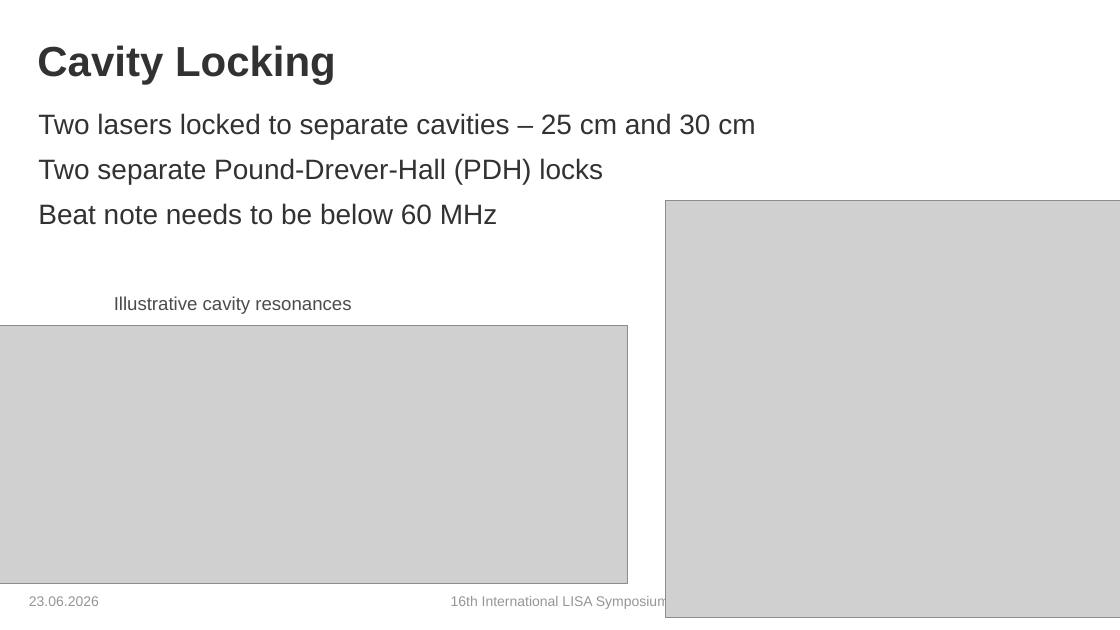
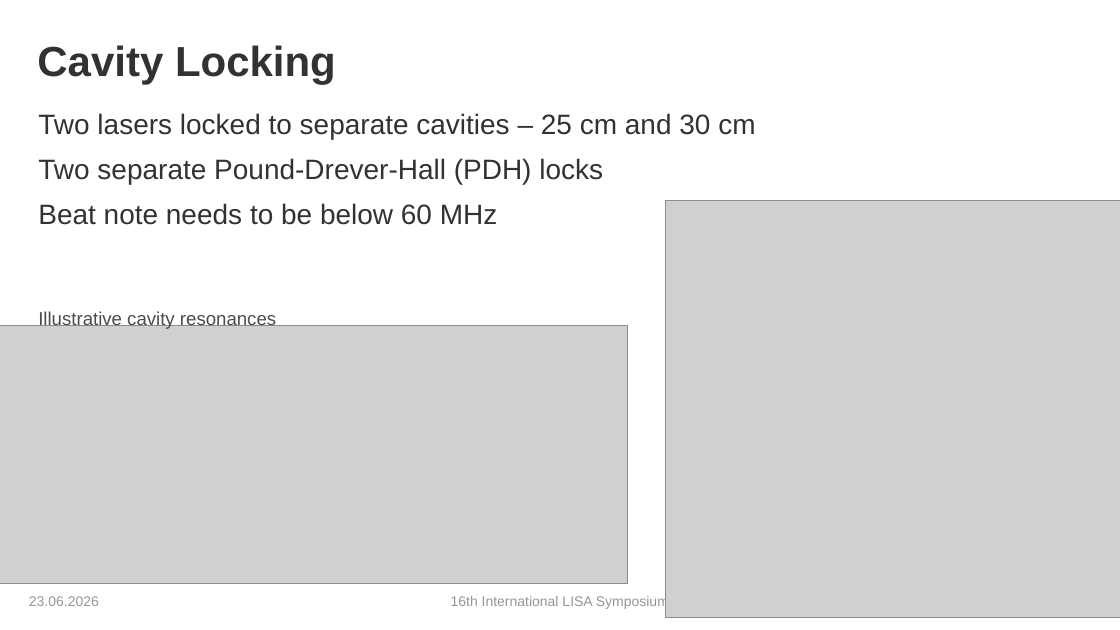
Before and after one commit to karinkruuse/Esitlused, a slide deck: slide 8 of Kruuse_Symposium_2026 - Copy.pptx. Drawn at 1120x630 pixels with LibreOffice and Linux fonts; fonts in the diff are those of the drawing; grey boxes stand for pictures; background and template pictures are left out. Boxes give left, top, right and bottom in pixels: in the first picture for what was removed or moved away, otherwise in the second. Text is boxed around its words. In the diff, an @@ line names an element or a change of style, - is before the commit and + after.

```diff
--- a/Kruuse_Symposium_2026 - Copy.pptx
+++ b/Kruuse_Symposium_2026 - Copy.pptx
@@ text "Illustrative cavity resonances" moved from (x1=114, y1=296, x2=351, y2=314) to (x1=38, y1=310, x2=276, y2=329) @@
```
Also in this commit, not shown: 9 other slides changed.
